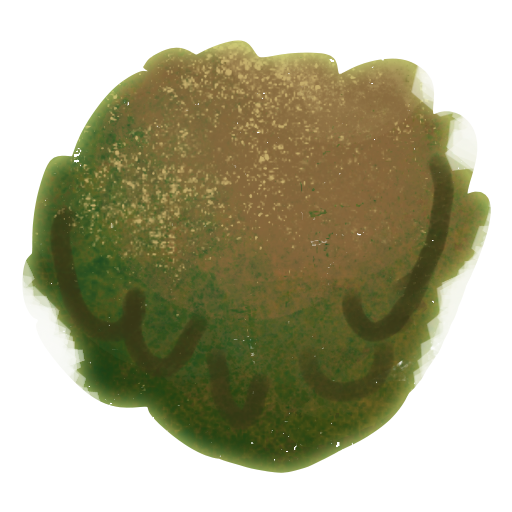
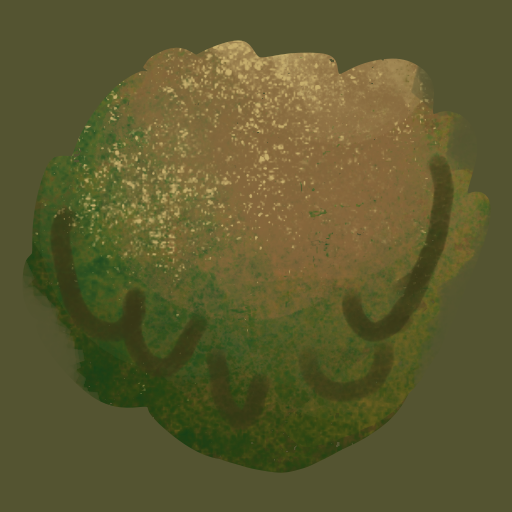
Layer changes from the first 512×512 image to the second:
added layer "Layer 8" above "Group 1" over [0, 0, 512, 512]
